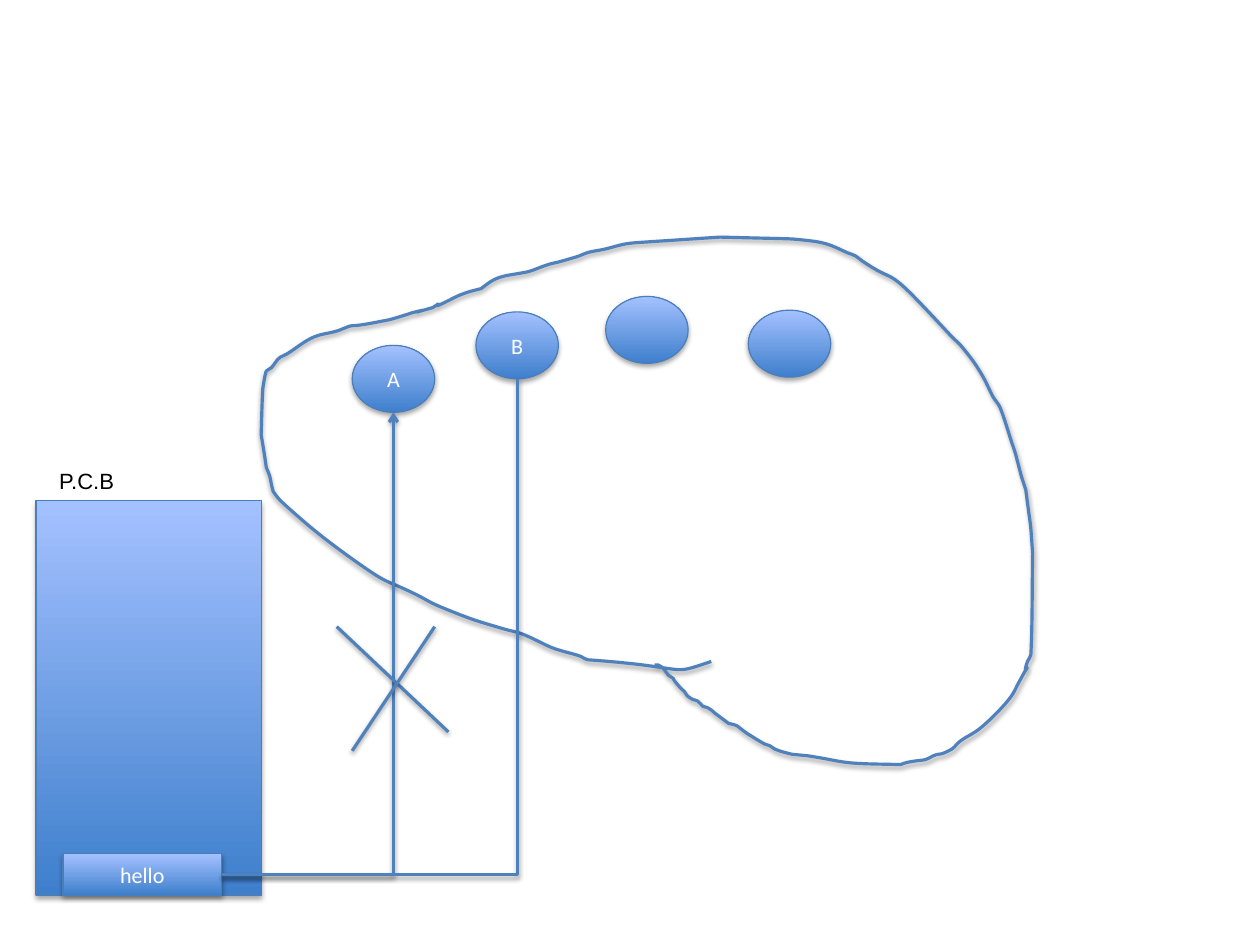
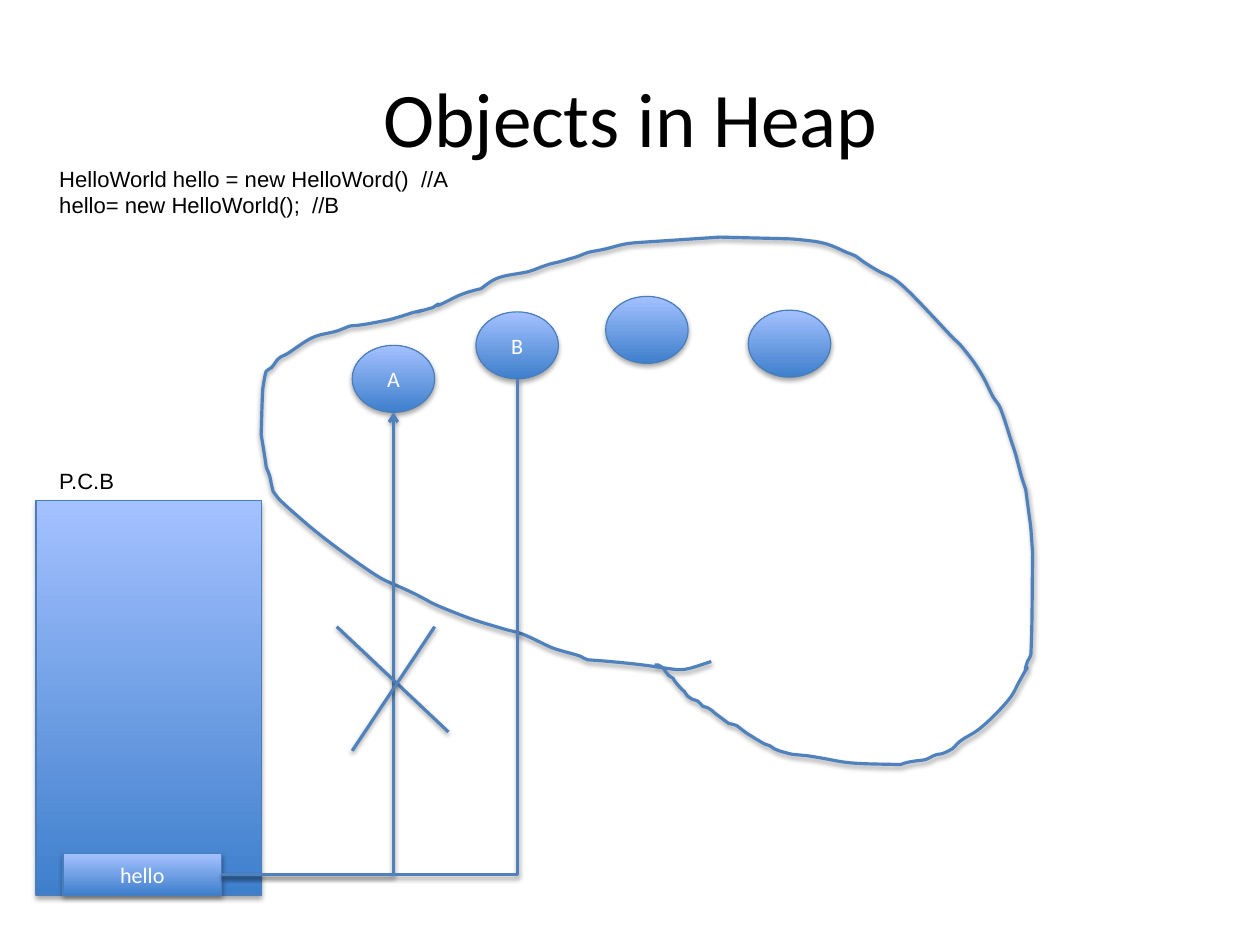
Before and after one commit to mahanare/cs-training, a slide deck: slide 23 of batch5/basics/docs/careerscale Java training - basics.pptx. Drawn at 1260x945 pixels with LibreOffice and Linux fonts; fonts in the diff are those of the drawing; background and template pictures are left out. Boxes give left, top, right and bottom in pixels: in the first picture for what was removed or moved away, otherwise in the second. Text is boxed around its words. In the diff, an @@ line names an element or a change of style, - is before the commit and + after.

```diff
--- a/batch5/basics/docs/careerscale Java training - basics.pptx
+++ b/batch5/basics/docs/careerscale Java training - basics.pptx
@@ title added at [383,93,877,161], 49 pt, text #000000 @@
+Objects in Heap
@@ text added at [59,171,448,218], 14 pt, text #000000 @@
+HelloWorld hello = new HelloWord() //A
+hello= new HelloWorld(); //B
```
Also in this commit, not shown: 1 other slide changed, 1 other file.
